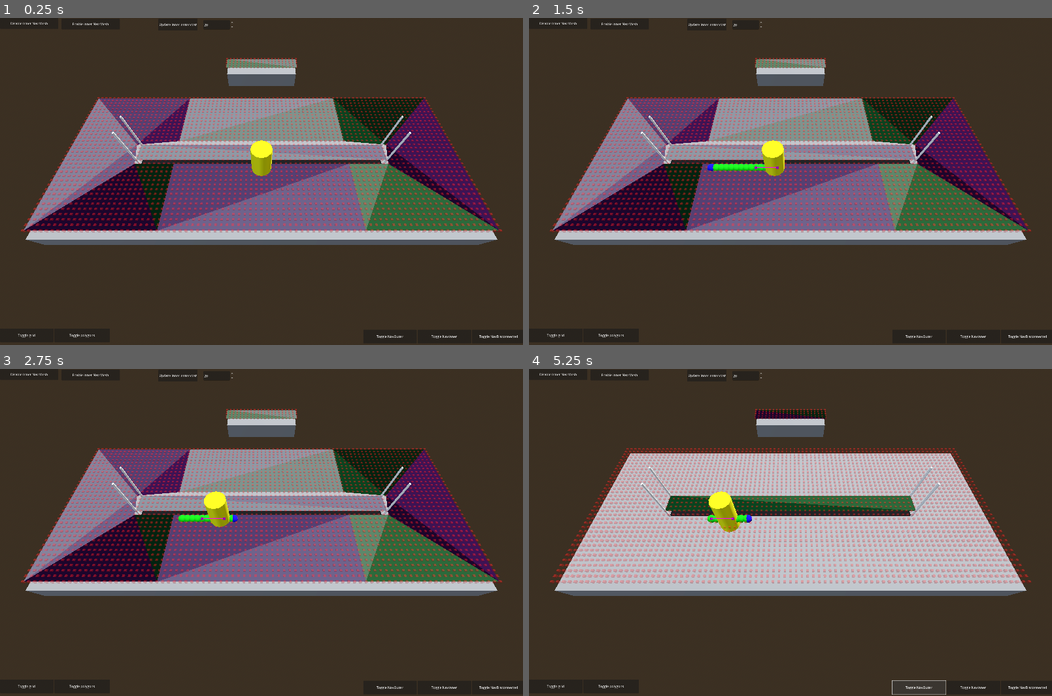
Above: before the commit, frames 1-4 (two rows, left to right).
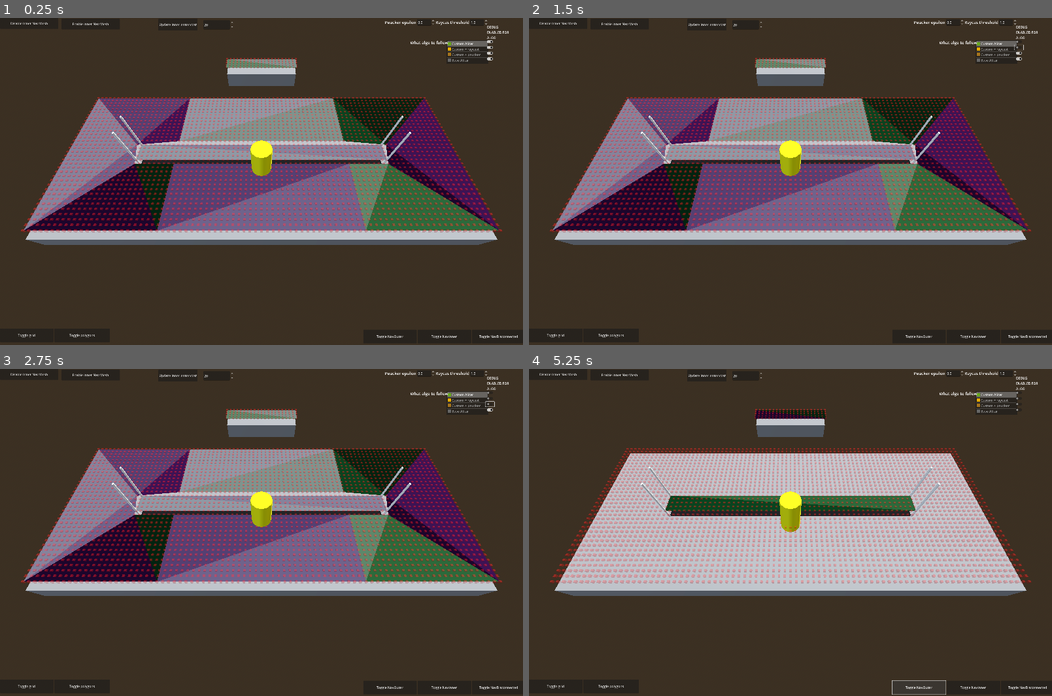
Above: after the commit, the same moments.

Repository: problematik/godot_nav_demo
Game: Godot game, scene res://nav_test.tscn
The game is run twice, just before and just after one commit, with the same random seed, the same clock (stepped at 60 frames per second) and the same inputs.
Inputs (mouse positions are in pixels of both pictures, inside the frame that each line leads up to):
- Up to frame 1 (0.25 s): no input
- Up to frame 2 (1.5 s): click (1020, 40) at 0.52 s; click (1020, 47) at 1.27 s
- Up to frame 3 (2.75 s): click (491, 404) at 2.02 s
- Up to frame 4 (5.25 s): click (1020, 411) at 2.77 s; click "Update Inner enter cost" at 3.5 s; click "Update Inner enter cost" at 4.25 s; click "Toggle NavOuter" at 5 s

The runs differ from the first frame. In frame 1, 0.4% of the frame differs, in the area x 73-98%, y 0-14%; in frame 2, 1.3%; in frame 3, 1.3%; in frame 4, 1.4%, in the area x 34-98%, y 0-50%.

Commit message:
Add options for custom smoothing algos

Diff:
--- a/AStarCustom.gd
+++ b/AStarCustom.gd
@@ -215,14 +215,16 @@
 
 ## returns a dictionary with the path and the points
 ## {
-## 	"path": Array[Vector3],
+## 	"path": PackedVector3Array,
+## 	"simplified_path_peucker": PackedVector3Array,
+## 	"simplified_path_raycast": PackedVector3Array,
 ## 	"start": Vector3,
 ## 	"end": Vector3,
 ##  "start_id": int,
 ##  "end_id": int
 ## }
 
-func get_path_from_point_to_point(from: Vector3, to: Vector3) -> Dictionary:
+func get_path_from_point_to_point(from: Vector3, to: Vector3, epsilon: float = 0.1, angular_threshold: float = 0.99) -> Dictionary:
 	# Snap points to grid
 	var snapped_from = Vector3(
 		round(from.x / cell_size) * cell_size,
@@ -239,6 +241,8 @@
 	if not (snapped_from in point_to_id and snapped_to in point_to_id):
 		return {
 			"path": [],
+			"simplified_path_peucker": [],
+			"simplified_path_raycast": [],
 			"start": snapped_from,
 			"end": snapped_to,
 			"start_id": null,
@@ -250,11 +254,63 @@
 	var path = get_point_path(start_id, end_id)
 	return {
 		"path": path,
+		"simplified_path_peucker": simplify_path_douglas_peucker(path, epsilon),
+		"simplified_path_raycast": simplify_path_raycast(path, angular_threshold),
 		"start": snapped_from,
 		"end": snapped_to,
 		"start_id": start_id,
 		"end_id": end_id
 	}
+
+func simplify_path_raycast(original_path: PackedVector3Array, angular_threshold: float = 0.99) -> PackedVector3Array:
+	var simplified := PackedVector3Array()
+	if original_path.size() < 3:
+		return original_path.duplicate()
+
+	# Always keep first point
+	simplified.append(original_path[0])
+	var previous_dir := (original_path[1] - original_path[0]).normalized()
+
+	for i in range(2, original_path.size()):
+		var current_dir := (original_path[i] - original_path[i-1]).normalized()
+		var direction_change := previous_dir.dot(current_dir)
+
+		# If direction changes significantly, keep the previous point
+		if direction_change < angular_threshold:
+			simplified.append(original_path[i-1])
+			previous_dir = current_dir
+
+	# Always keep last point
+	simplified.append(original_path[-1])
+	return simplified
+
+func simplify_path_douglas_peucker(path: PackedVector3Array, epsilon: float) -> PackedVector3Array:
+	if path.size() <= 2: return path
+
+	# Find furthest point from line
+	var dmax := 0.0
+	var index := 0
+	var end := path.size() - 1
+	for i in range(1, end):
+		var d := _perpendicular_distance(path[i], path[0], path[end])
+		if d > dmax:
+			dmax = d
+			index = i
+
+	# Recursive simplification
+	if dmax > epsilon:
+		var left = simplify_path_douglas_peucker(path.slice(0, index + 1), epsilon)
+		var right = simplify_path_douglas_peucker(path.slice(index, path.size()), epsilon)
+		return left.slice(0, left.size() - 1) + right
+	else:
+		return PackedVector3Array([path[0], path[end]])
+
+func _perpendicular_distance(point: Vector3, line_start: Vector3, line_end: Vector3) -> float:
+	var line_vec := line_end - line_start
+	var point_vec := point - line_start
+	var projection := point_vec.project(line_vec)
+	return (point_vec - projection).length()
+
 func _regions_changed(_rid: RID) -> void:
 	_on_all_regions_updated()
 
--- a/TestUnit.gd
+++ b/TestUnit.gd
@@ -7,6 +7,10 @@
 
 var navigation_agent_path_to_follow: PackedVector3Array = []
 
+@onready var item_list: ItemList = $"../UI/ItemList"
+@onready var epsilon: SpinBox = $"../UI/FlowContainer/Epsilon"
+@onready var angular_threshold: SpinBox = $"../UI/FlowContainer/AngularThreshold"
+@onready var algo_debug: BoxContainer = $"../UI/AlgoDebug"
 func get_vector3_from_camera_raycast(camera: Camera3D, camera_2D_Coords: Vector2) -> Vector3:
 	var result: Dictionary = fire_raycast_from_camera(camera, camera_2D_Coords)
 
@@ -24,12 +28,12 @@
 func _ready() -> void:
 	navigation_agent_3d.velocity_computed.connect(nav_velocity_calculated)
 
-func create_path_sphere(point: Vector3, is_new: bool = false) -> void:
+func create_path_sphere(point: Vector3, color: Color, selected: bool = false) -> void:
 	var sphere = CSGSphere3D.new()
-	sphere.radius = 0.2
+	sphere.radius = 0.2 if selected else 0.1
 	sphere.position = point
 	sphere.material = StandardMaterial3D.new()
-	sphere.material.albedo_color = Color.GREEN if is_new else Color.BLUE
+	sphere.material.albedo_color = color
 	get_parent().add_child(sphere)
 	sphere.add_to_group("nav_points")
 
@@ -39,23 +43,20 @@
 		# cast to world position
 		var target_position: Vector3 = get_vector3_from_camera_raycast(get_viewport().get_camera_3d(), current_mouse_position)
 		# get our path
-		var result = astar_node.astar.get_path_from_point_to_point(global_position, target_position)
-		navigation_agent_path_to_follow = result.path
+		var result = astar_node.astar.get_path_from_point_to_point(global_position, target_position, epsilon.value, angular_threshold.value)
+		navigation_agent_path_to_follow = result.simplified_path_raycast
 
-		# Create spheres for each point in the path
-		# but first clear the existing spheres
+		# Clear existing nav points
 		for mesh in get_parent().get_tree().get_nodes_in_group("nav_points"):
 			mesh.queue_free()
-		for point in result.path:
-			create_path_sphere(point, true)
+
+		var selected_idx = item_list.get_selected_items()[0]
+		var paths = []
+		var colors = []
 
 		# now lets get the navigation via the base server
 		var start_position = NavigationServer3D.map_get_closest_point(get_world_3d().navigation_map, global_position)
 		var end_position = NavigationServer3D.map_get_closest_point(get_world_3d().navigation_map, target_position)
-
-		navigation_agent_3d.target_position = navigation_agent_path_to_follow[0]
-
-		# query it
 		var base_path: PackedVector3Array = NavigationServer3D.map_get_path(
 			get_world_3d().navigation_map,  # The navigation map
 			start_position,                 # Starting position
@@ -64,9 +65,40 @@
 			1
 		)
 
-		for point in base_path:
-			# create blue spheres
-			create_path_sphere(point, false)
+		# Collect available paths and their corresponding colors
+		if result:
+			paths = [
+				result.path,
+				result.simplified_path_raycast,
+				result.simplified_path_peucker,
+				base_path
+			]
+			colors = [
+				get_parent().navigation_colors["Custom AStar"],
+				get_parent().navigation_colors["Custom + raycast"],
+				get_parent().navigation_colors["Custom + peucker"],
+				get_parent().navigation_colors["Base AStar"]
+			]
+		else:
+			return
+
+		match selected_idx:
+				0: navigation_agent_path_to_follow = result.path
+				1: navigation_agent_path_to_follow = result.simplified_path_raycast
+				2: navigation_agent_path_to_follow = result.simplified_path_peucker
+				3: navigation_agent_path_to_follow = base_path
+
+		navigation_agent_3d.target_position = navigation_agent_path_to_follow[0]
+
+		# Create spheres for each path with proper y-offset
+		for i in range(paths.size()):
+			var adjusted_index = (i - selected_idx) % paths.size()
+			if adjusted_index < 0:
+				adjusted_index += paths.size()
+
+			for point in paths[i]:
+				if algo_debug.get_child(i).button_pressed:
+					create_path_sphere(point + Vector3(0, adjusted_index * 0.3, 0), colors[i], i == selected_idx)
 
 func _process(_delta: float) -> void:
 	if navigation_agent_3d.is_target_reached():
--- a/nav_test.gd
+++ b/nav_test.gd
@@ -14,9 +14,28 @@
 var showing_grid: bool = false
 var selected_regions: Dictionary = {}
 
+var navigation_colors = {
+	"Custom AStar": Color.from_string("#66a61e", Color.WHITE),
+	"Custom + raycast": Color.from_string("#e6ab02", Color.WHITE),
+	"Custom + peucker": Color.from_string("#a6751e", Color.WHITE),
+	"Base AStar": Color.from_string("#666666", Color.WHITE)
+}
+
 func _ready() -> void:
 	add_child(visualizer)
 	enter_cost.value = nav_inner.get_meta("enter_cost", 1.0)
+
+	var icon_size = Vector2(16, 16)
+	var item_list = $UI/ItemList
+
+	for i in range(item_list.item_count):
+		var image = Image.create(icon_size.x, icon_size.y, false, Image.FORMAT_RGBA8)
+		image.fill(navigation_colors[item_list.get_item_text(i)])
+
+		var icon_texture = ImageTexture.create_from_image(image)
+		item_list.set_item_icon(i, icon_texture)
+
+	item_list.select(0)
 
 	astar_node.astar.connect("_on_map_updated", func():
 		print("map updated")
--- a/nav_test.tscn
+++ b/nav_test.tscn
@@ -725,6 +725,116 @@
 layout_mode = 2
 text = "Toggle polygons"
 
+[node name="FlowContainer" type="FlowContainer" parent="UI"]
+layout_mode = 1
+anchors_preset = -1
+anchor_left = 0.966
+anchor_top = 0.014
+anchor_right = 0.966
+anchor_bottom = 0.014
+offset_left = -600.088
+offset_top = -16.076
+offset_right = -20.0881
+offset_bottom = 28.924
+grow_horizontal = 0
+
+[node name="Label2" type="Label" parent="UI/FlowContainer"]
+layout_mode = 2
+theme_override_font_sizes/font_size = 20
+text = "Peucker epsilon"
+
+[node name="Epsilon" type="SpinBox" parent="UI/FlowContainer"]
+layout_mode = 2
+step = 0.1
+
+[node name="Label3" type="Label" parent="UI/FlowContainer"]
+layout_mode = 2
+theme_override_font_sizes/font_size = 20
+text = "Raycas threshold"
+
+[node name="AngularThreshold" type="SpinBox" parent="UI/FlowContainer"]
+layout_mode = 2
+step = 0.1
+value = 1.0
+
+[node name="ItemList" type="ItemList" parent="UI"]
+layout_mode = 1
+anchors_preset = -1
+anchor_left = 0.938
+anchor_top = 0.044
+anchor_right = 0.938
+anchor_bottom = 0.044
+offset_left = -226.984
+offset_top = 37.904
+offset_right = -21.9841
+offset_bottom = 154.904
+grow_horizontal = 0
+allow_search = false
+item_count = 4
+item_0/text = "Custom AStar"
+item_1/text = "Custom + raycast"
+item_2/text = "Custom + peucker"
+item_3/text = "Base AStar"
+
+[node name="Label" type="Label" parent="UI"]
+layout_mode = 1
+anchors_preset = -1
+anchor_left = 0.867
+anchor_top = 0.078
+anchor_right = 0.867
+anchor_bottom = 0.078
+offset_left = -221.756
+offset_top = -17.852
+offset_right = -34.7561
+offset_bottom = 19.148
+grow_horizontal = 0
+theme_override_font_sizes/font_size = 20
+text = "What algo to follow"
+
+[node name="AlgoDebug" type="VBoxContainer" parent="UI"]
+layout_mode = 1
+anchors_preset = -1
+anchor_left = 0.932
+anchor_top = 0.064
+anchor_right = 0.956
+anchor_bottom = 0.4
+offset_left = 0.823975
+offset_top = 2.224
+offset_right = -38.4082
+offset_bottom = -444.6
+grow_horizontal = 0
+
+[node name="CheckButton" type="CheckButton" parent="UI/AlgoDebug"]
+layout_mode = 2
+button_pressed = true
+
+[node name="CheckButton2" type="CheckButton" parent="UI/AlgoDebug"]
+layout_mode = 2
+button_pressed = true
+
+[node name="CheckButton3" type="CheckButton" parent="UI/AlgoDebug"]
+layout_mode = 2
+button_pressed = true
+
+[node name="CheckButton4" type="CheckButton" parent="UI/AlgoDebug"]
+layout_mode = 2
+button_pressed = true
+
+[node name="Label2" type="Label" parent="UI"]
+layout_mode = 1
+anchors_preset = -1
+anchor_left = 0.951
+anchor_top = 0.043
+anchor_right = 0.951
+anchor_bottom = 0.043
+offset_left = -62.0681
+offset_top = -35.162
+offset_right = 50.9319
+offset_bottom = 39.838
+grow_horizontal = 0
+text = "DEBUG ENABLED FOR ALGO"
+autowrap_mode = 2
+
 [connection signal="timeout" from="Timer" to="." method="_on_timer_timeout"]
 [connection signal="pressed" from="UI/Disable" to="." method="_on_disable_pressed"]
 [connection signal="pressed" from="UI/Enable" to="." method="_on_enable_pressed"]
